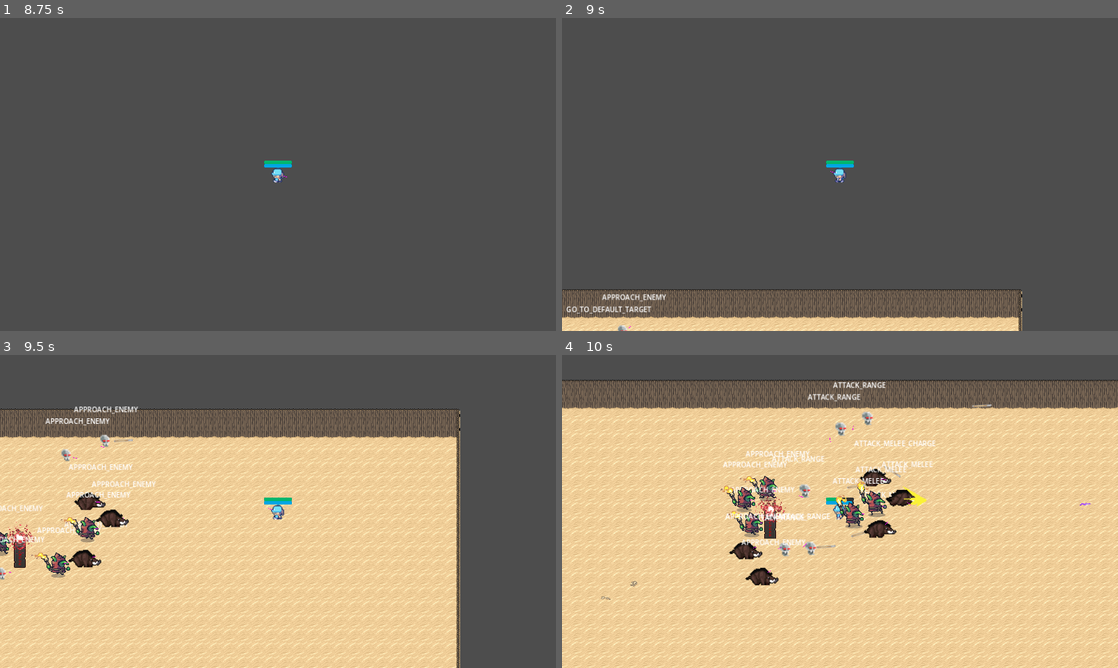
Above: before the commit, frames 1-4 (two rows, left to right).
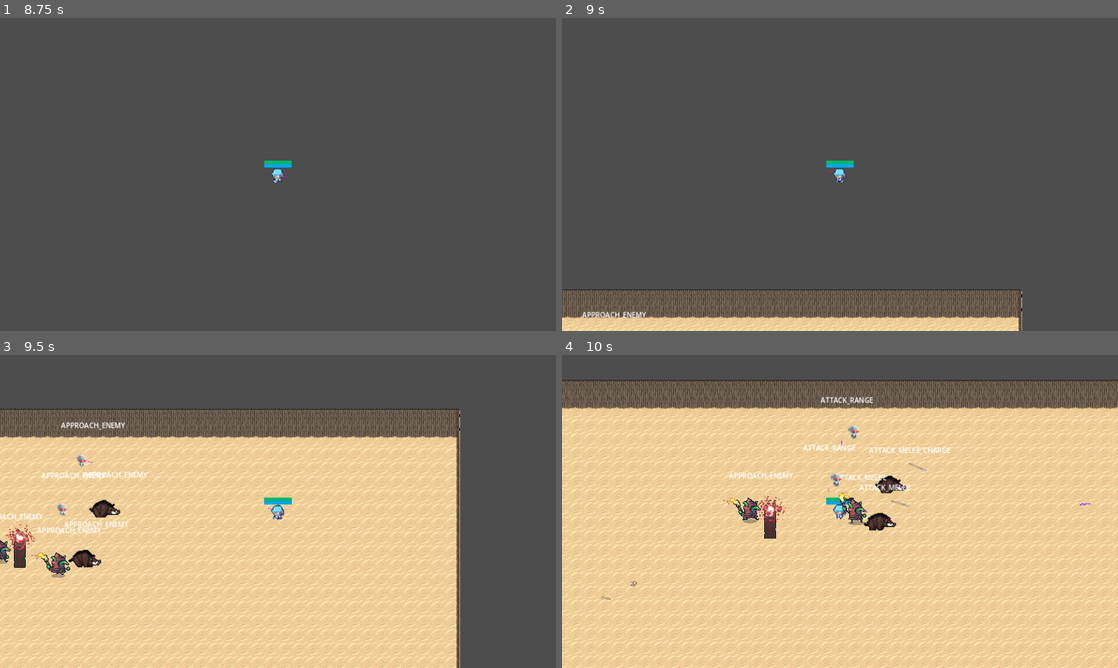
Above: after the commit, the same moments.

Repository: GDTV-Game-Jam-2024/GDTV
Game: Godot game, scene res://Scenes/main_menu.tscn
Same seed, same stepped clock (60 frames per second), same inputs: the game is played once before the commit and once after it. The engine's default icon, where the game draws it, is replaced by a stand-in: a white triangle on a blue panel in a dark square.
Inputs (mouse positions are in pixels of both pictures, inside the frame that each line leads up to):
- Up to frame 1 (8.75 s): click "Play" at 0.5 s; tap Enter at 1.25, 7.25 s; move the mouse to (250, 237) at 1.27 s; hold Mouse wheel down (scrollDOWN) 1.28-2.03 s; hold Up (ui_up) 1.28-2.78 s; move the mouse to (444, 221) at 2.02 s; tap Mouse wheel up (scrollUP) at 2.1 s; move the mouse to (111, 127) at 2.77 s; press the mouse at (111, 127) at 2.78 s; hold Left (ui_left) 2.78-4.28 s; move the mouse to (305, 174) at 3.52 s; release the mouse at (305, 174) at 3.53 s; tap 1 (wand1) at 3.6 s; tap Space at 4.25, 8 s; move the mouse to (194, 96) at 4.27 s; hold Down (ui_down) 4.28-5.03 s; tap 2 (wand2) at 4.35 s; move the mouse to (400, 158) at 5.02 s; hold Right (ui_right) 5.03-5.78 s; tap 3 (wand3) at 5.1 s; move the mouse to (166, 190) at 5.77 s; hold Up (ui_up) 5.78-6.53 s; tap 4 (wand4) at 5.85 s; move the mouse to (333, 105) at 6.52 s; hold Right (ui_right) from 6.53 s (still down); tap 5 (wand5) at 6.6 s; move the mouse to (250, 237) at 7.27 s; tap 6 (wand6) at 7.35 s; move the mouse to (444, 221) at 8.02 s; tap Mouse wheel down (scrollDOWN) at 8.1 s
- Up to frame 2 (9 s): move the mouse to (673, 127) at 8.77 s; release Right (ui_right) at 8.78 s; hold Down (ui_down) from 8.78 s (still down); hold Mouse wheel up (scrollUP) from 8.78 s (still down)
- Up to frame 3 (9.5 s): keep holding Down (ui_down); keep holding Mouse wheel up (scrollUP)
- Up to frame 4 (10 s): move the mouse to (867, 511) at 9.52 s; release Down (ui_down) at 9.53 s; release Mouse wheel up (scrollUP) at 9.53 s; hold Left (ui_left) from 9.53 s (still down); click (867, 511) at 9.6 s

Frame 1 is identical in both runs. In frame 2, 0.5% of the frame differs, in the area x 0-19%, y 88-100%; in frame 3, 2.4%; in frame 4, 5.2%, in the area x 28-78%, y 8-74%.

Commit message:
Update spawn_portal.gd
spawn rate adjusted

Diff:
--- a/Scenes/spawn_portal.gd
+++ b/Scenes/spawn_portal.gd
@@ -4,11 +4,11 @@
 signal spawnedEnemy(enemy)
 
 
-@export var spawnTimerMax : float = 4  # how often it spawns enemies
-@export var spawnTimer : float = 4  # how much time left until next spawn
-@export var spawnPower : int = 20  # how many enemies get spawned per cycle
+@export var spawnTimerMax : float = 7  # how often it spawns enemies
+@export var spawnTimer : float = 7  # how much time left until next spawn
+@export var spawnPower : int = 10  # how many enemies get spawned per cycle
 @export var spawnCounter : int = 0  # how many enemies were spawned this cycle
-@export var health : float = 3000  # how much damage it can take (takes 1 damage per second)
+@export var health : float = 3.0  # how much damage it can take (takes 1 damage per second)
 @export var isAlive : bool = true
 @export var summoningActive : bool = true  # set to false if player nearby
 # TODO: check for player proximity
@@ -70,8 +70,9 @@
 			spawn_enemy(goblin)
 			spawnCounter += 5
 			spawn_enemy(skeletonArcher)
-			spawnCounter += 15
+			spawnCounter += 10
 			spawn_enemy(boar)
+			spawnCounter += 10
 	elif spawnPower < 100:
 		while spawnCounter < spawnPower:
 			spawn_enemy(goblin)
@@ -79,9 +80,11 @@
 			spawn_enemy(goblin)
 			spawnCounter += 5
 			spawn_enemy(skeletonArcher)
-			spawnCounter += 15
-			spawn_enemy(giant)
-			spawnCounter += 25
+			spawnCounter += 10
+			spawn_enemy(skeletonArcher)
+			spawnCounter += 10
+			spawn_enemy(boar)
+			spawnCounter += 10
 
 	# reset spawn_counter
 	spawnCounter = 0
